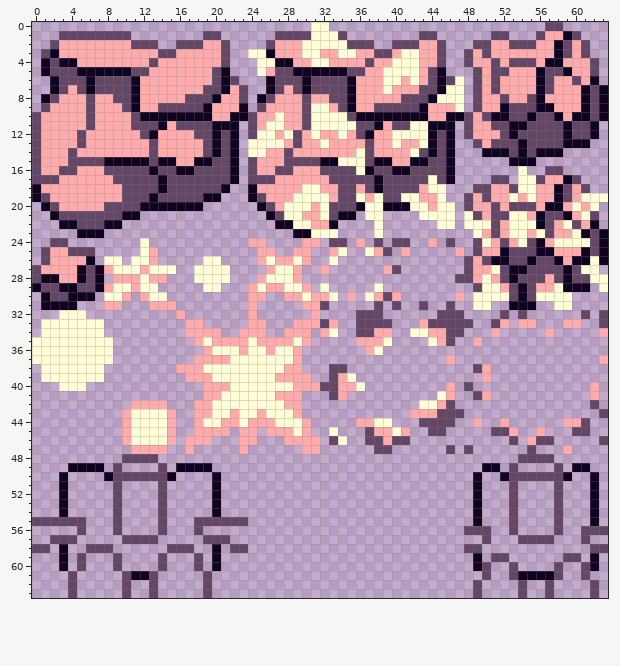
Pixel-art file -- spritesheet.ase. The picture above is the old version.
64x64 pixels, 1 frame.
New version:
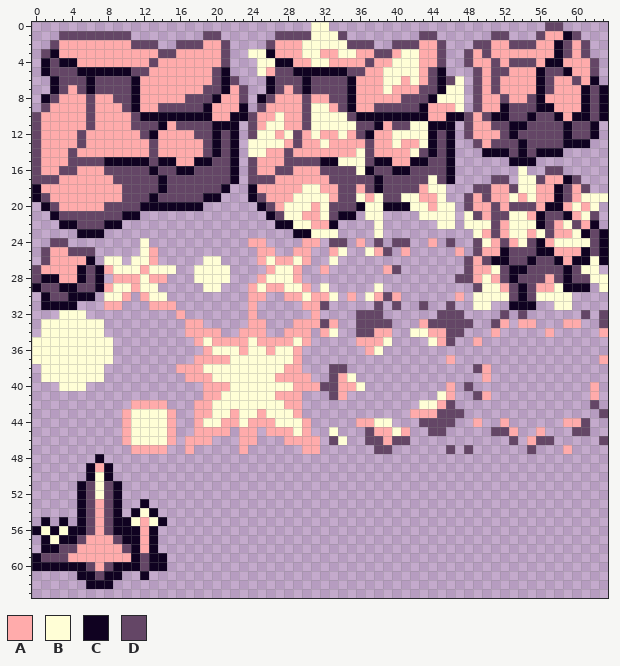
Palette (. is transparent): A #ffabab  B #fffed6  C #100221  D #644666
Diff:
Layer "color":
There is now colour A in rows 53 to 54 at x 7; in rows 55 to 56 at x 7 and 12; in row 57 at x 6 to 8; in row 58 at x 5, 9 and 12; in row 59 at x 4, 6 to 8 and 10; in row 60 at x 7.
The edit turns colour C into colour A in row 49 at x 7.
The edit turns colour D into colour A in row 57 at x 12; in row 58 at x 6 to 8; in row 59 at x 5 and 9.
There is now colour B in rows 50 to 52 at x 7; in row 54 at x 12; in row 55 at x 11 and 13; in row 56 at x 1 and 3.
The edit turns colour D into colour B in row 57 at x 2.
There is now colour C in row 48 at x 7; in row 49 at x 8; in row 50 at x 6; in rows 51 to 52 at x 5; in row 53 at x 5 and 12; in row 54 at x 5, 11 and 13.
There is now colour C in row 55 at x 10; in row 56 at x 0, 2, 4, 10 to 11 and 13; in row 57 at x 1; in row 58 at x 2, 11 and 13; in row 59 at x 0, 11 and 13; in row 60 at x 0 to 2, 4, 10 to 11 and 13.
There is now colour C in row 61 at x 5 to 6 and 8 to 9; in row 62 at x 6 to 8.
The edit turns colour D into colour C in rows 51 to 54 at x 9; in row 55 at x 1, 3, 5, 9 and 14; in row 56 at x 5 and 9; in row 57 at x 3 to 4, 10 to 11 and 13; in row 58 at x 1; in row 59 at x 14.
The edit turns colour D into colour C in row 60 at x 5, 9 and 14.
There is now colour D in rows 51 to 56 at x 6 and 8; in row 57 at x 5 and 9; in row 58 at x 4 and 10; in row 59 at x 1 to 2 and 12; in row 60 at x 6, 8 and 12; in row 61 at x 7.
The edit turns colour C into colour D in rows 58 to 59 at x 3.
The edit erases colour C in row 49 at x 4 to 5, 16 to 19, 50 to 51 and 60 to 61; in row 50 at x 3, 15, 20, 49, 52, 59 and 62; in rows 51 to 54 at x 3, 20, 49 and 62; in row 55 at x 49 and 62; in row 58 at x 20; in rows 59 to 60 at x 20, 49 and 62.
The edit erases colour C in row 61 at x 11 and 54 to 57.
The edit erases colour D in row 48 at x 10 to 13 and 54 to 57; in row 49 at x 9, 14, 53 and 58; in row 50 at x 9 to 14 and 53 to 58; in rows 51 to 54 at x 14, 53 and 58; in row 55 at x 0, 2, 4, 18 to 23, 53 and 58; in row 56 at x 14, 18, 48 to 50, 53, 58 and 61 to 63.
The edit erases colour D in row 57 at x 19 to 21, 50, 54 to 57 and 61; in row 58 at x 0, 15 to 17, 22 to 23, 48 to 49 and 62 to 63; in row 59 at x 18, 51 to 52 and 59 to 60; in row 60 at x 18, 50, 53, 58 and 61; in row 61 at x 4, 10, 13, 19, 50, 53, 58 and 61; in rows 62 to 63 at x 4, 10, 13, 19, 49, 54, 57 and 62.
